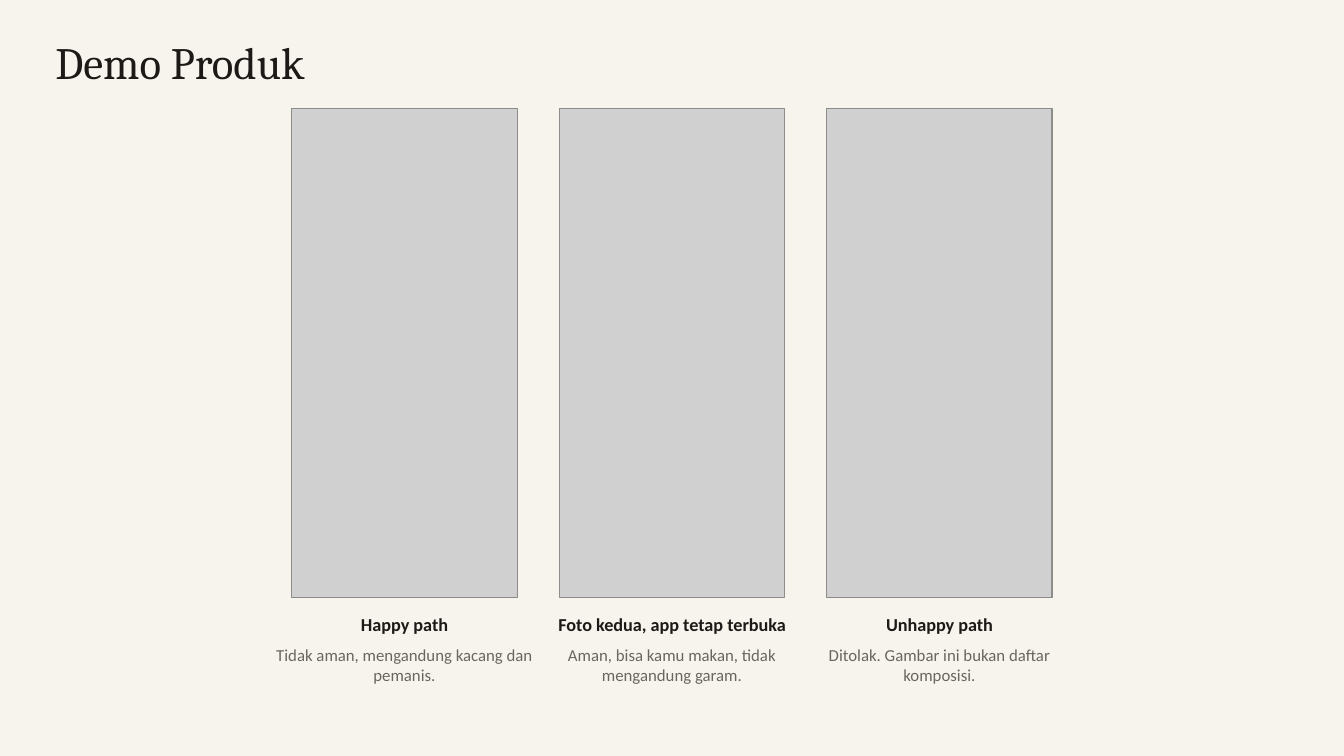
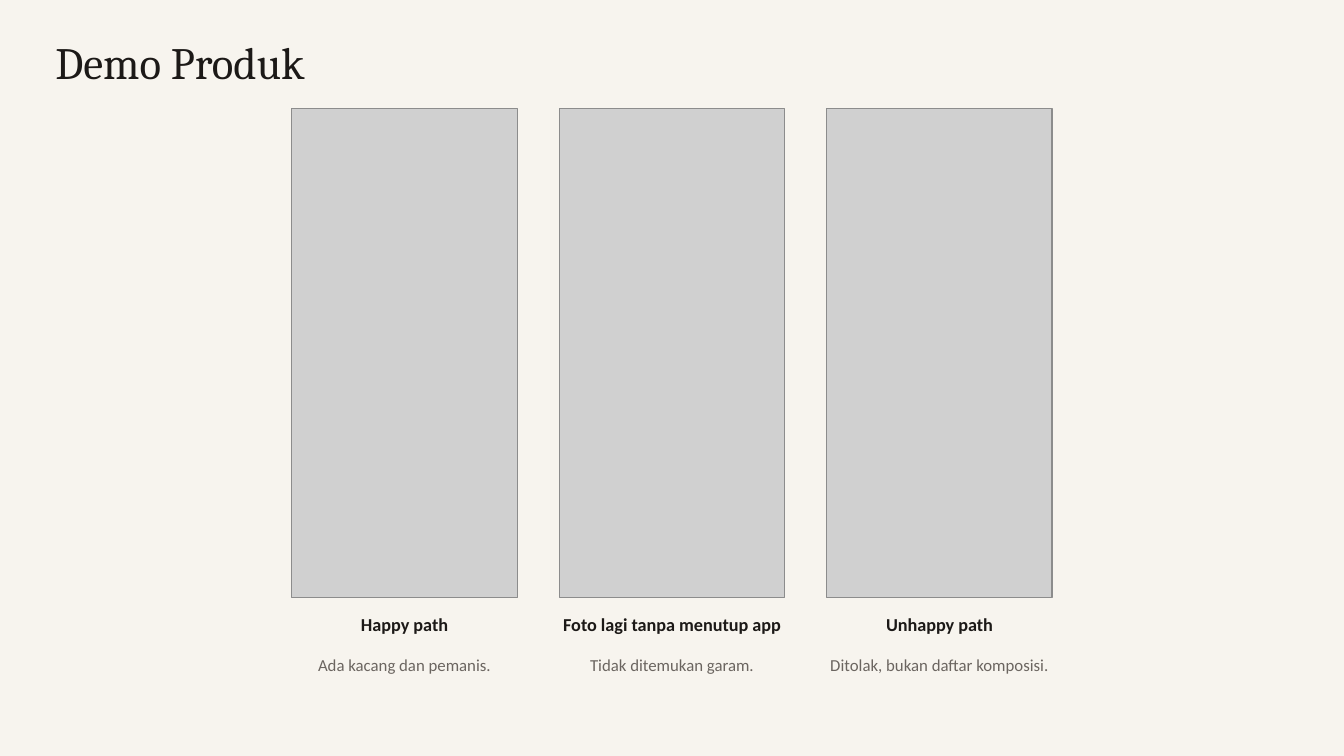
Before and after one commit to dendyramdhan/PantangMakan, a slide deck: slide 9 of presentasi/PantangMakan.pptx. Drawn at 1344x756 pixels with LibreOffice and Linux fonts; fonts in the diff are those of the drawing; grey boxes stand for pictures. Boxes give left, top, right and bottom in pixels: in the first picture for what was removed or moved away, otherwise in the second. Text is boxed around its words. In the diff, an @@ line names an element or a change of style, - is before the commit and + after.

Commit message:
Ganti kalimat 'aman' jadi laporan isi komposisi, rapikan kata-kata deck

```diff
--- a/presentasi/PantangMakan.pptx
+++ b/presentasi/PantangMakan.pptx
@@ text at box(563, 618, 780, 634): text changed @@
-Foto kedua, app tetap terbuka
+Foto lagi tanpa menutup app
@@ text at box(318, 659, 491, 674): text changed @@
-Tidak aman, mengandung kacang dan pemanis.
+Ada kacang dan pemanis.
@@ text at box(590, 659, 754, 674): text changed @@
-Aman, bisa kamu makan, tidak mengandung garam.
+Tidak ditemukan garam.
@@ text at box(830, 659, 1048, 674): text changed @@
-Ditolak. Gambar ini bukan daftar komposisi.
+Ditolak, bukan daftar komposisi.
```
Also in this commit, not shown: 6 other slides changed, 7 other files.
